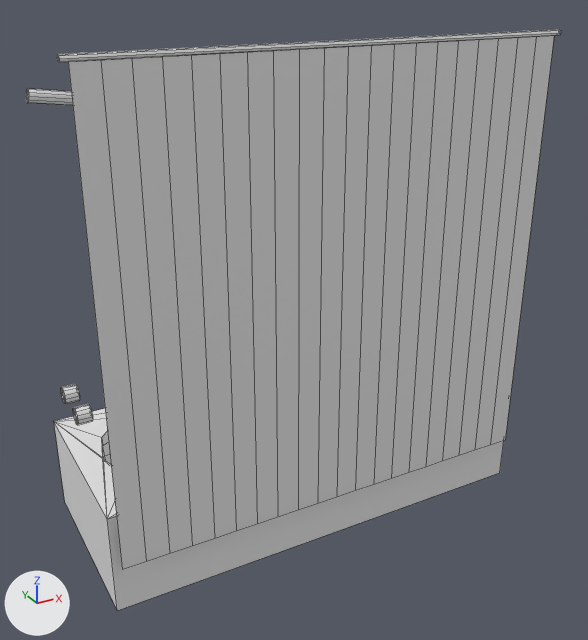
What one commit did to the FBX model Assets/Models/Bathroom/wc_bañera.fbx.
Both versions are drawn from a camera (50 mm lens) standing at (-1.36, -2.5, 2.02) and looking at (-0.01, -0.06, 0.8). Every picture has the same lights, and +X, +Y and +Z are marked at lower left. Mesh edges are drawn as thin lines. Where no turn or scale is listed for an object, it has been applied to the vertices. Vertices at the same position are counted once.

The first picture shows 'BAÑERA', 'CORTINA'.
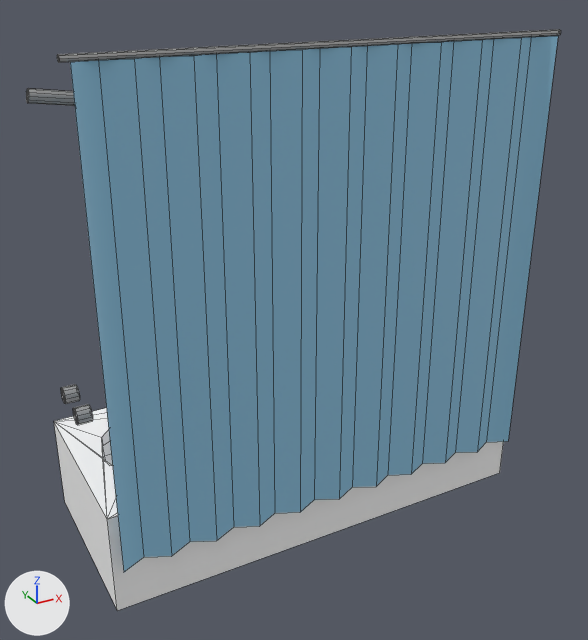
Pixel boxes (x1, y1, x2, y2) of what changed, in the pictures (588 x 640 px):
'CORTINA', recoloured, moved (grey to blue)
    before: (68, 36, 554, 569)
    after: (70, 36, 558, 572)
part 1 of me_mesh, recoloured
    both: (54, 408, 504, 611)
part 2 of me_mesh, recoloured
    both: (26, 29, 561, 425)

The edits, one by one:
Material 'Mat.1' (mat_mat_1) is new.
Its base color is (0.288, 0.587, 0.8) (blue #92c9e7).
Its roughness is 0.434.
Material 'Mat' (mat_mat) is new.
Its base color is (1.0, 1.0, 1.0) (white #ffffff).
Its roughness is 0.434.
Material 'Mat.2' (mat_mat_2) is new.
Its base color is (0.36, 0.36, 0.36) (grey #a2a2a2).
Its roughness is 0.434.
me_mesh has 264 vertices, 325 faces and spans x -0.86..0.86, y -0.37..0.37, z -0.91..0.91.
me_mesh is used by ob_bañera; location (-0.006, 0.0, 0.905).
me_mesh part 1: all 133 faces centred in x -0.84..0.86, y -0.33..0.37, z -0.91..-0.52 switch from no material to mat_mat (white #ffffff).
me_mesh part 2: all 192 faces centred in x -0.85..0.86, y -0.37..0.13, z -0.31..0.9 switch from no material to mat_mat_2 (grey #a2a2a2).
me_mesh_001 has 42 vertices, 20 faces and spans x -0.83..0.83, y 0.0, z -0.8..0.8.
me_mesh_001 no longer uses material mat_bakedmaterial (white #e7e7e7).
me_mesh_001 now uses material mat_mat_1 (blue #92c9e7).
Object 'CORTINA' (ob_cortina) moves from (0.0, -0.363, 0.991) to (0.0, -0.38, 0.991).
